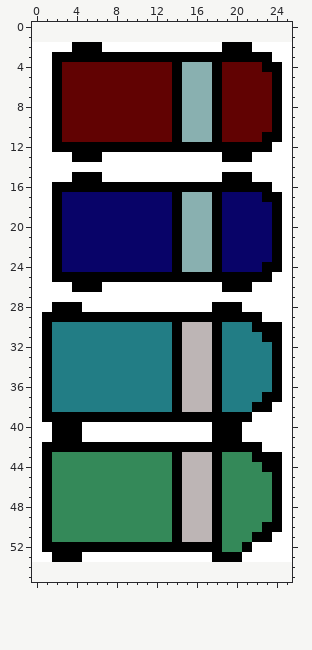
Pixel-art sprite, stored at img/car.png. That is the earlier state.
The file is 26x52 pixels. Colours within 5 levels of each other are drawn and written as one. The old version is drawn lined up with the new one, on the new canvas.
New version:
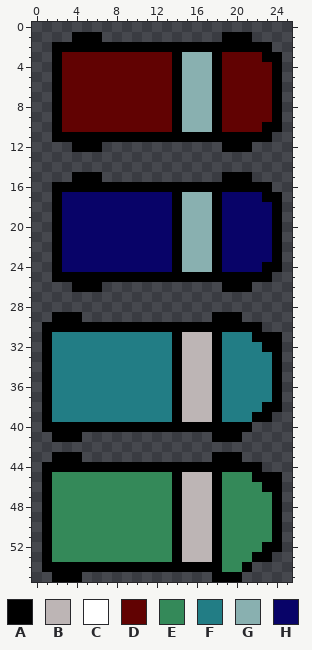
Palette (. is transparent): A #000000  B #bdb5b5  C #ffffff  D #610202  E #348959  F #227d85  G #89b0b0  H #080368
The commit says: make cars transparent
The exact change:
canvas 26x52 -> 26x56, the old top-left corner now at 0,2
y 1: x 4..6 ... -> AAA; x 19..21 ... -> AAA
y 2: x 0..3 CCCC -> ..AA; x 7..18 CCCCCCCCCCCC -> AAAAAAAAAAAA; x 22..25 CCCC -> AA..
y 3: x 0..1 CC -> ..; x 3..13 AAAAAAAAAAA -> DDDDDDDDDDD; x 15..17 AAA -> GGG; x 19..22 AAAA -> DDDD; x 24..25 CC -> A.
y 4: x 0..1 CC -> ..; x 23 A -> D; x 25 C -> .
y 5..9: x 0..1 CC -> ..; x 25 C -> .
y 10: x 0..1 CC -> ..; x 23 D -> A; x 25 C -> .
y 11: x 0..1 CC -> ..; x 3..13 DDDDDDDDDDD -> AAAAAAAAAAA; x 15..17 GGG -> AAA; x 19..22 DDDD -> AAAA; x 24..25 AC -> ..
y 12: x 0..3 CCAA -> ....; x 7..18 AAAAAAAAAAAA -> ............; x 22..25 AACC -> ....
y 13: x 0..25 CCCCAAACCCCCCCCCCCCAAACCCC -> ..........................
y 14: x 0..25 CCCCCCCCCCCCCCCCCCCCCCCCCC -> ..........................
y 15: x 0..3 CCCC -> ....; x 7..18 CCCCCCCCCCCC -> ............; x 22..25 CCCC -> ....
y 16: x 0..1 CC -> ..; x 24..25 CC -> ..
y 17..24: x 0..1 CC -> ..; x 25 C -> .
y 25: x 0..1 CC -> ..; x 24..25 CC -> ..
y 26: x 0..3 CCCC -> ....; x 7..18 CCCCCCCCCCCC -> ............; x 22..25 CCCC -> ....
y 27: x 0..25 CCCCCCCCCCCCCCCCCCCCCCCCCC -> ..........................
y 28: x 0..25 CCAAACCCCCCCCCCCCCAAACCCCC -> ..........................
y 29: x 0..1 CA -> ..; x 5..17 AAAAAAAAAAAAA -> .............; x 21..25 AACCC -> .....
y 30: x 0 C -> .; x 2..13 FFFFFFFFFFFF -> AAAAAAAAAAAA; x 15..17 BBB -> AAA; x 19..21 FFF -> AAA; x 23..25 AAC -> ...
y 31: x 0 C -> .; x 22 F -> A; x 25 C -> .
y 32: x 0 C -> .; x 23 F -> A; x 25 C -> .
y 33..36: x 0 C -> .; x 25 C -> .
y 37: x 0 C -> .; x 23 A -> F; x 25 C -> .
y 38: x 0 C -> .; x 22 A -> F; x 24..25 CC -> A.
y 39: x 0 C -> .; x 2..13 AAAAAAAAAAAA -> FFFFFFFFFFFF; x 15..17 AAA -> BBB; x 19..25 AAACCCC -> FFFAA..
y 40: x 0..1 CC -> .A; x 5..17 CCCCCCCCCCCCC -> AAAAAAAAAAAAA; x 21..25 CCCCC -> A....
y 41: x 0..1 CC -> ..; x 5..17 CCCCCCCCCCCCC -> .............; x 21..25 CCCCC -> .....
y 42: x 0..25 CAAAAAAAAAAAAAAAAAAAAAACCC -> ..........................
y 43: x 0..17 CAEEEEEEEEEEEEABBB -> ..AAA.............; x 19..25 EEEAAAC -> AA.....
y 44: x 0 C -> .; x 2..13 EEEEEEEEEEEE -> AAAAAAAAAAAA; x 15..17 BBB -> AAA; x 19..25 EEEEAAC -> AAAA...
y 45: x 0 C -> .; x 22..23 EE -> AA; x 25 C -> .
y 46: x 0 C -> .; x 23 E -> A; x 25 C -> .
y 47..49: x 0 C -> .; x 25 C -> .
y 50: x 0 C -> .; x 23 A -> E; x 25 C -> .
y 51: x 0 C -> .; x 22..25 AACC -> EEA.
y 52: x 0 C -> .; x 2..13 AAAAAAAAAAAA -> EEEEEEEEEEEE; x 15..17 AAA -> BBB; x 21..25 ACCCC -> EEAA.
y 53: x 0..17 CCAAACCCCCCCCCCCCC -> .AEEEEEEEEEEEEABBB; x 19..25 AACCCCC -> EEEAA..
y 54: x 1..21 ..................... -> AAAAAAAAAAAAAAAAAAEEA
y 55: x 2..4 ... -> AAA; x 18..20 ... -> AAA
